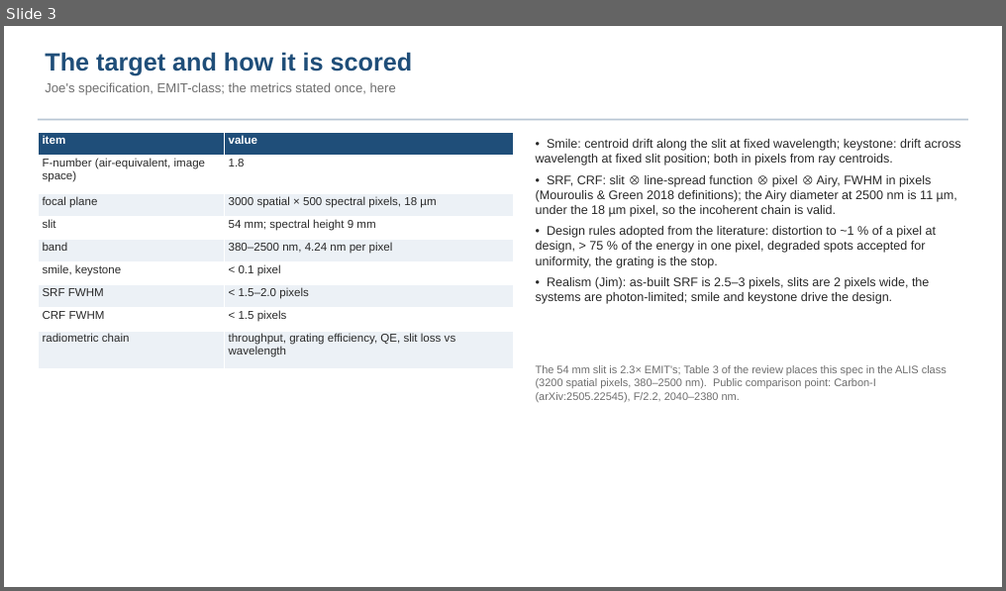
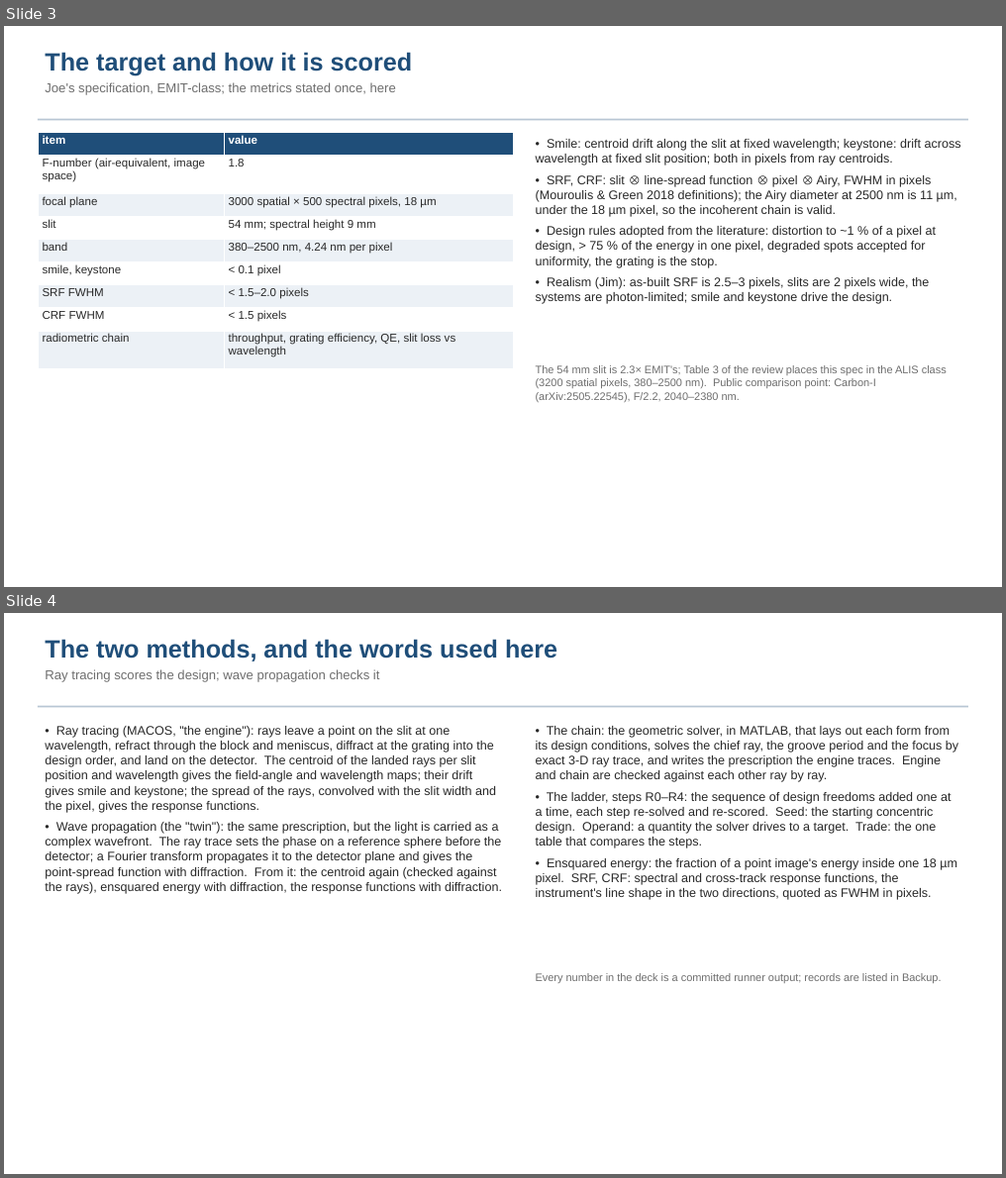
Before and after one commit to nasa-jpl/macos, a slide deck: demo_session/deck_dyson.pptx. Shown one above the other, each under a label of ours: slide 3 before the commit, slides 3 and 4 after it. The pictures are 1006x591 and 1006x1178 pixels, drawn with LibreOffice and Linux fonts; fonts in the diff are those of the drawing. Boxes give left, top, right and bottom in pixels: in the first picture for what was removed or moved away, otherwise in the second. Text is boxed around its words. In the diff, an @@ line names an element or a change of style, - is before the commit and + after.

```diff
--- a/demo_session/deck_dyson.pptx
+++ b/demo_session/deck_dyson.pptx
@@ slide 4 added at box(4, 613, 1002, 1174), background #FFFFFF @@
@@ text added at box(45, 639, 557, 682), 12.5 pt, text #6E6E6E @@
+The two methods, and the words used here
+Ray tracing scores the design; wave propagation checks it
@@ rectangle added at box(38, 706, 968, 707), fill #B8C6D4 @@
@@ text added at box(45, 726, 502, 894), 12 pt, text #282828 @@
+• Ray tracing (MACOS, "the engine"): rays leave a point on the slit at one wavelength, refract through the block and meniscus, diffract at the grating into the design order, and land on the detector. The centroid of the landed rays per slit position and wavelength gives the field-angle and wavelength maps; their drift gives smile and keystone; the spread of the rays, convolved with the slit width and the pixel, gives the response functions.
+• Wave propagation (the "twin"): the same prescription, but the light is carried as a complex wavefront. The ray trace sets the phase on a reference sphere before the detector; a Fourier transform propagates it to the detector plane and gives the point-spread function with diffraction. From it: the centroid again (checked against the rays), ensquared energy with diffraction, the response functions with diffraction.
@@ text added at box(536, 726, 958, 900), 12 pt, text #282828 @@
+• The chain: the geometric solver, in MATLAB, that lays out each form from its design conditions, solves the chief ray, the groove period and the focus by exact 3-D ray trace, and writes the prescription the engine traces. Engine and chain are checked against each other ray by ray.
+• The ladder, steps R0–R4: the sequence of design freedoms added one at a time, each step re-solved and re-scored. Seed: the starting concentric design. Operand: a quantity the solver drives to a target. Trade: the one table that compares the steps.
+• Ensquared energy: the fraction of a point image's energy inside one 18 µm pixel. SRF, CRF: spectral and cross-track response functions, the instrument's line shape in the two directions, quoted as FWHM in pixels.
@@ text added at box(536, 973, 942, 983), 10.5 pt, text #6E6E6E @@
+Every number in the deck is a committed runner output; records are listed in Backup.
```
Also in this commit, not shown: 8 slides changed, 2 other slides added, 1 slide removed, 3 other files.
